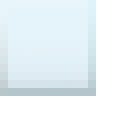
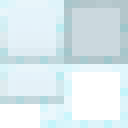
Layer changes from the first 128 × 128 image to the second:
added group "sidebottom_export" with 8 layers above "glass_export" over <box>0,0,128,128</box>
added layer "Layer 9" in group "sidebottom_export" over <box>64,64,128,128</box>
added layer "glass_bottom" (1st of 2, in "sidebottom_export") in group "sidebottom_export" over <box>64,0,128,64</box>
added layer "glass_sides copy" in group "sidebottom_export" over <box>0,0,64,64</box>
added layer "glass_sides copy 4" (screen) in group "sidebottom_export" over <box>0,64,64,104</box>
added layer "Layer 7 copy 2" (screen) in group "sidebottom_export" over <box>40,104,64,128</box>
hid "Gradient Fill 1", moved it into group "glass_dev", painted on it over <box>0,0,96,96</box>
renamed "Layer 6" to "1212", hid it, blend soft light → normal, moved it into group "glass_dev", painted on it over <box>0,0,96,96</box>
removed layer "Layer 1 copy" over <box>0,0,96,96</box>
